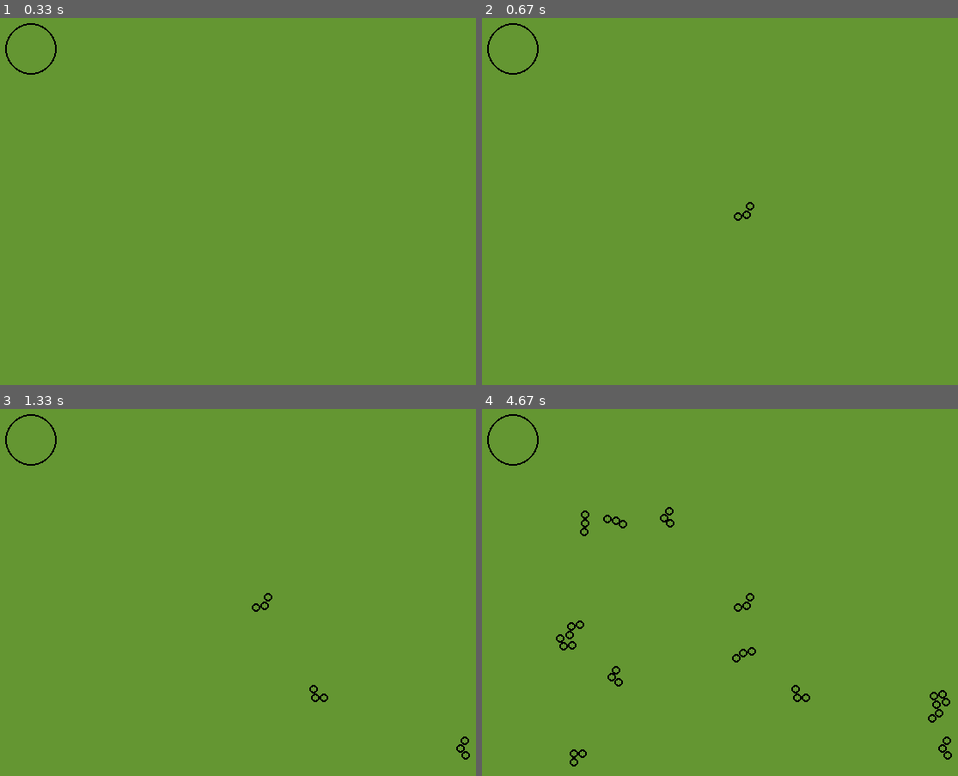
Above: before the commit, frames 1-4 (two rows, left to right).
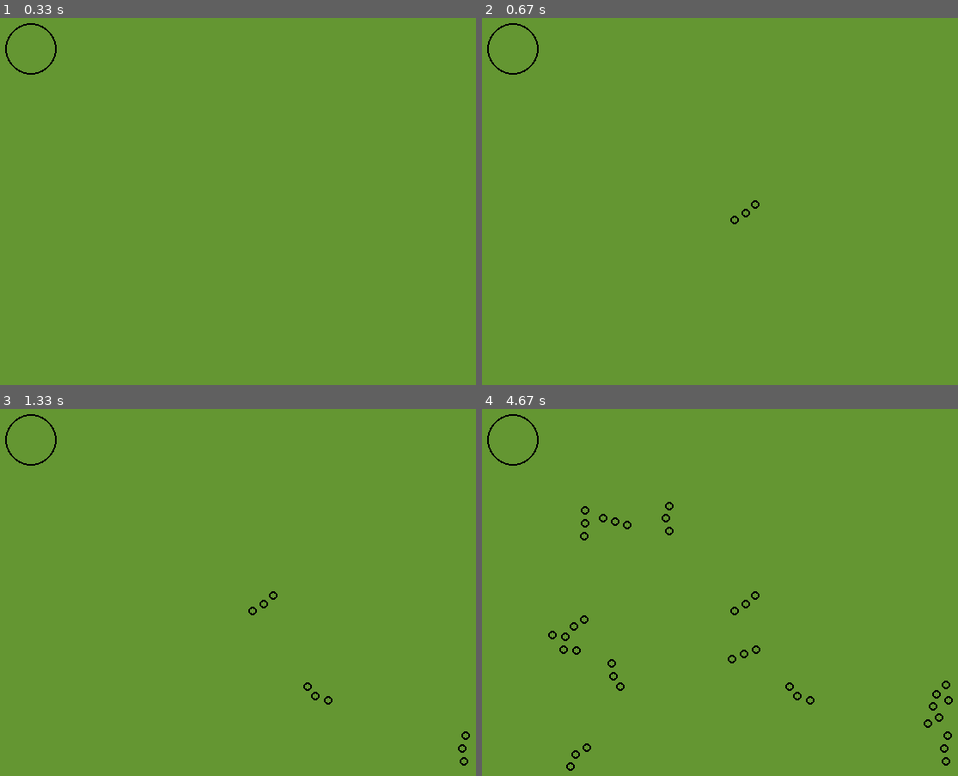
Above: after the commit, the same moments.

Repository: lukehackworth/pyparticle
Game: pygame game, started from pygame_test2.py
Two runs of this game, one before a commit and one after it. Both use one fixed random seed, a clock stepped at 60 frames per second and the inputs below. The source is Python 2; it was converted automatically to run under Python 3.
Inputs (mouse positions are in pixels of both pictures, inside the frame that each line leads up to):
- Up to frame 1 (0.33 s): no input
- Up to frame 2 (0.67 s): click (743, 212) at 0.38 s
- Up to frame 3 (1.33 s): click (318, 695) at 0.72 s; click (461, 750) at 1.05 s
- Up to frame 4 (4.67 s): click (615, 522) at 1.38 s; click (743, 654) at 1.72 s; click (667, 519) at 2.05 s; click (934, 709) at 2.38 s; click (567, 643) at 2.72 s; click (586, 522) at 3.05 s; click (615, 676) at 3.38 s; click (943, 698) at 3.72 s; click (577, 757) at 4.05 s; click (572, 629) at 4.38 s

Frame 1 is identical in both runs. In frame 2, 0.1% of the frame differs, in the area x 52-59%, y 49-57%; in frame 3, 0.3%; in frame 4, 1.2%, in the area x 13-99%, y 25-99%.

Commit message:
Refactor particleBoundsCheck

Diff:
--- a/pygame_test2.py
+++ b/pygame_test2.py
@@ -20,7 +20,7 @@
 #particle variables
 base_particle_loc = (width/2,height/2)
 loc_particle_2 = (2,2)
-max_dist = 10
+max_dist = 15
 particle_loc_array = []
 
 def main():
@@ -43,15 +43,28 @@
 			if(part_a != part_b):
 				part_dist = locsDistCalc(part_a, part_b)
 				if(part_dist < max_dist):
-					part_delta = particleDeltaFind(part_a, part_b)
-					m = 0.5 * (max_dist - part_dist)
-					x_a = part_b[0] + (m*part_delta[0])/part_dist
-					y_a = part_b[1] + (m*part_delta[1])/part_dist
-					part_b[0] = x_a
-					part_b[1] = y_a
+					###REFACTOR
+
+					###
+					j = particleBoundsCheck(part_a, part_b, part_dist)
+					part_a = j[0]
+					part_b = j[1]
 
 		particle_count += 1
+	#time.sleep(.25)
 	print particle_count
+
+def particleBoundsCheck(part_a, part_b, part_dist):
+	#TODO: Add particle edge bounds here, too
+	part_delta = particleDeltaFind(part_a, part_b)
+	m = 0.5 * (max_dist - part_dist)
+	delta_x_a = (m*part_delta[0])/part_dist
+	delta_y_a = (m*part_delta[1])/part_dist
+	part_b[0] += delta_x_a
+	part_b[1] += delta_y_a
+	part_a[0] -= delta_x_a
+	part_a[1] -= delta_y_a
+	return [part_a,part_b]
 
 def particleCorrectLocFind(particle_a, particle_b):
 	#base_particle_loc = particle_a
